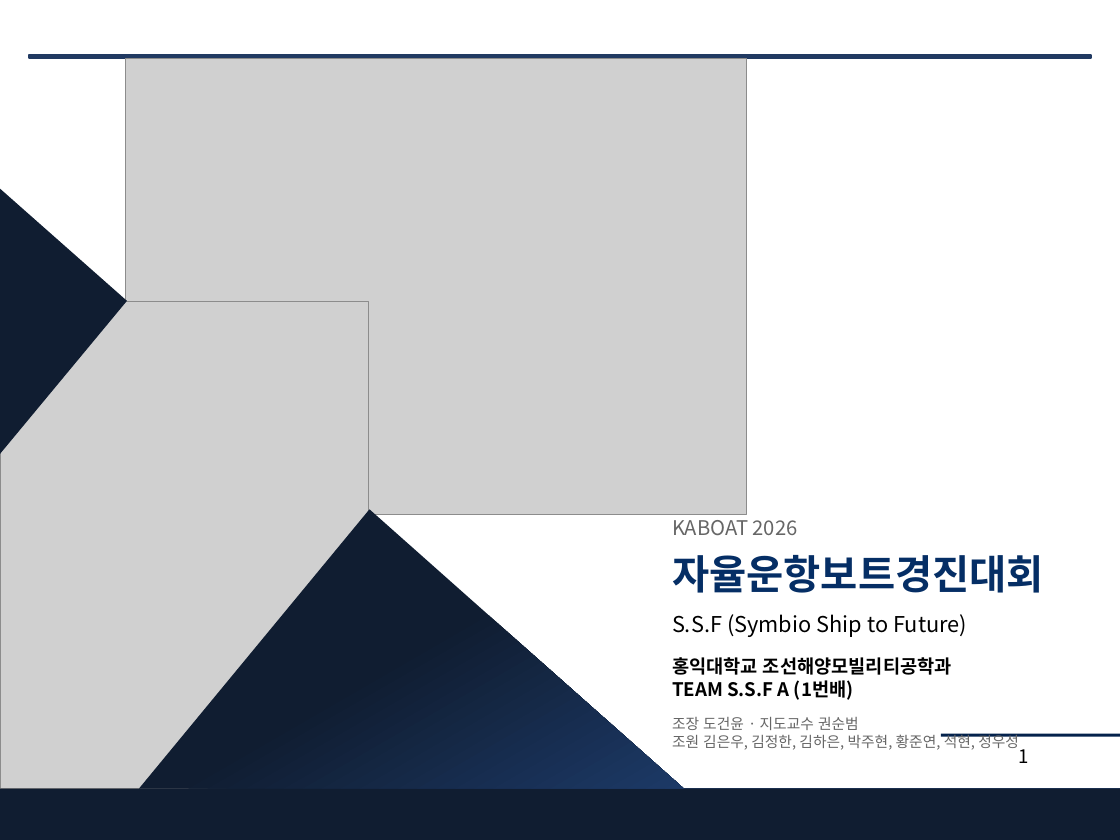
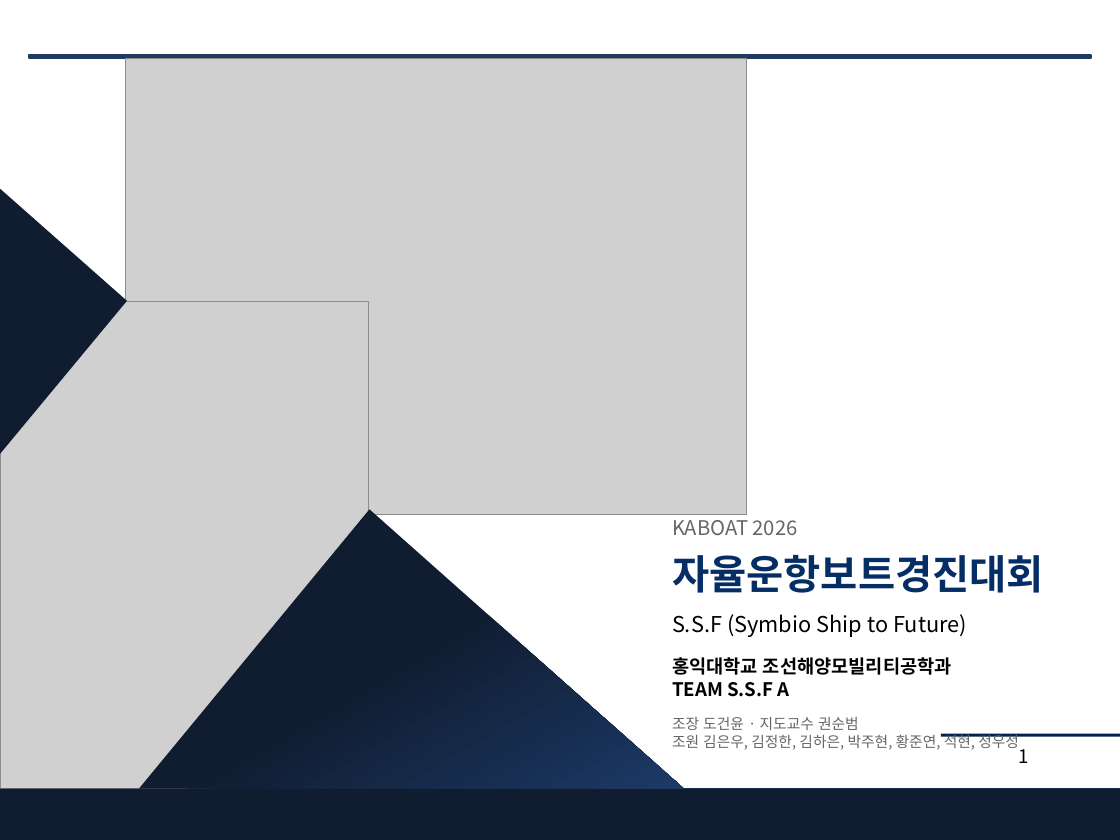
Before and after one commit to unmatsutake377-rgb/ros2_ws, a slide deck: slide 1 of docs/전달용/보고서_분담/발표자료_SSF_A.pptx. Drawn at 1120x840 pixels with LibreOffice and Linux fonts; fonts in the diff are those of the drawing; grey boxes stand for pictures. Boxes give left, top, right and bottom in pixels: in the first picture for what was removed or moved away, otherwise in the second. Text is boxed around its words. In the diff, an @@ line names an element or a change of style, - is before the commit and + after.

```diff
--- a/docs/전달용/보고서_분담/발표자료_SSF_A.pptx
+++ b/docs/전달용/보고서_분담/발표자료_SSF_A.pptx
@@ text at [672, 682, 790, 697]: text changed @@
-TEAM S.S.F A (1번배)
+TEAM S.S.F A
```
Also in this commit, not shown: 3 other slides changed, 31 other files.
